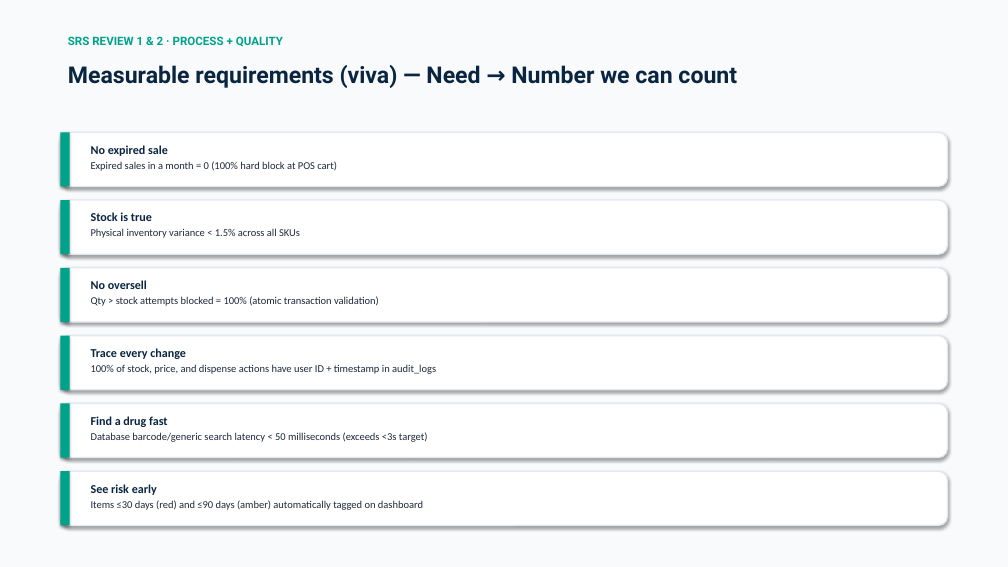
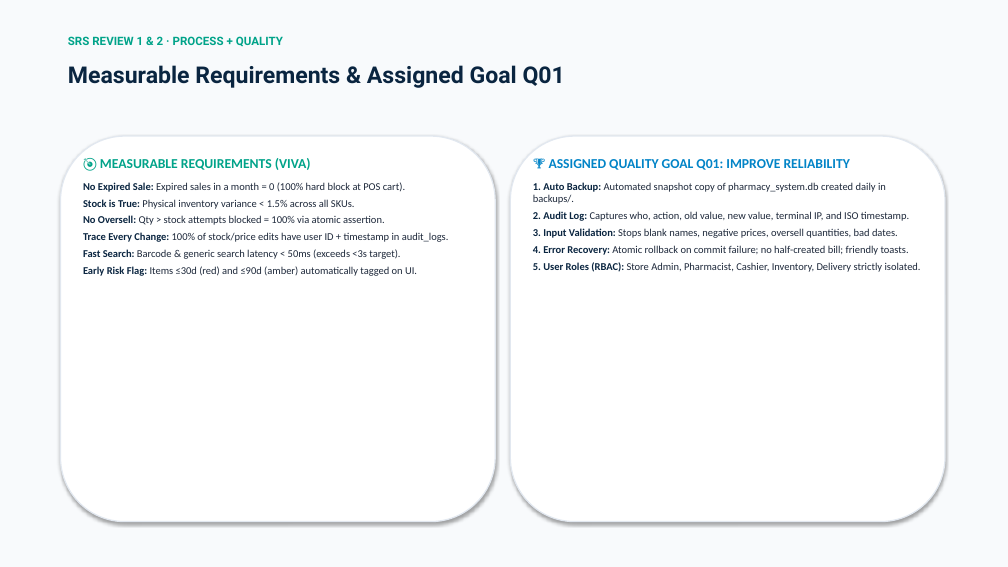
Before and after one commit to Piyush7251/Pharmacy_Management_System, a slide deck: slide 6 of AegisPharm_TQM_Presentation_Piyush_Bhatt.pptx (slide 7 before the commit). Drawn at 1008x567 pixels with LibreOffice and Linux fonts; fonts in the diff are those of the drawing. Boxes give left, top, right and bottom in pixels: in the first picture for what was removed or moved away, otherwise in the second. Text is boxed around its words. In the diff, an @@ line names an element or a change of style, - is before the commit and + after.

Commit message:
docs: streamline presentation into concise, executive 18-slide deck for 10-15 min viva

```diff
--- a/AegisPharm_TQM_Presentation_Piyush_Bhatt.pptx
+++ b/AegisPharm_TQM_Presentation_Piyush_Bhatt.pptx
@@ text at box(68, 65, 565, 88): text changed @@
-Measurable requirements (viva) — Need → Number we can count
+Measurable Requirements & Assigned Goal Q01
@@ rounded rectangle removed at box(60, 132, 948, 187) @@
@@ rectangle removed at box(60, 132, 70, 187) @@
@@ rounded rectangle added at box(60, 136, 495, 522), fill #FFFFFF, outline #E2E8F0 1.2 pt @@
@@ text removed at box(91, 145, 337, 171) @@
-No expired sale
-Expired sales in a month = 0 (100% hard block at POS cart)
@@ rounded rectangle added at box(510, 136, 945, 522), fill #FFFFFF, outline #E2E8F0 1.2 pt @@
@@ text added at box(83, 158, 449, 276), 10 pt, text #1E293B @@
+🎯 MEASURABLE REQUIREMENTS (VIVA)
+No Expired Sale: Expired sales in a month = 0 (100% hard block at POS cart).
+Stock is True: Physical inventory variance < 1.5% across all SKUs.
+No Oversell: Qty > stock attempts blocked = 100% via atomic assertion.
+Trace Every Change: 100% of stock/price edits have user ID + timestamp in audit_logs.
+Fast Search: Barcode & generic search latency < 50ms (exceeds <3s target).
+Early Risk Flag: Items ≤30d (red) and ≤90d (amber) automatically tagged on UI.
@@ text added at box(533, 159, 921, 272), 10 pt, text #1E293B @@
+🏆 ASSIGNED QUALITY GOAL Q01: IMPROVE RELIABILITY
+1. Auto Backup: Automated snapshot copy of pharmacy_system.db created daily in backups/.
+2. Audit Log: Captures who, action, old value, new value, terminal IP, and ISO timestamp.
+3. Input Validation: Stops blank names, negative prices, oversell quantities, bad dates.
+4. Error Recovery: Atomic rollback on commit failure; no half-created bill; friendly toasts.
+5. User Roles (RBAC): Store Admin, Pharmacist, Cashier, Inventory, Delivery strictly isolated.
@@ rounded rectangle removed at box(60, 200, 948, 255) @@
@@ rectangle removed at box(60, 200, 70, 255) @@
@@ text removed at box(91, 212, 300, 238) @@
-Stock is true
-Physical inventory variance < 1.5% across all SKUs
@@ rounded rectangle removed at box(60, 268, 948, 322) @@
@@ rectangle removed at box(60, 268, 70, 322) @@
@@ text removed at box(91, 280, 379, 306) @@
-No oversell
-Qty > stock attempts blocked = 100% (atomic transaction validation)
@@ rounded rectangle removed at box(60, 336, 948, 390) @@
@@ rectangle removed at box(60, 336, 70, 390) @@
@@ text removed at box(91, 348, 436, 374) @@
-Trace every change
-100% of stock, price, and dispense actions have user ID + timestamp in audit_logs
@@ rounded rectangle removed at box(60, 404, 948, 458) @@
@@ rectangle removed at box(60, 404, 70, 458) @@
@@ text removed at box(91, 416, 428, 442) @@
-Find a drug fast
-Database barcode/generic search latency < 50 milliseconds (exceeds <3s target)
@@ rounded rectangle removed at box(60, 471, 948, 526) @@
@@ rectangle removed at box(60, 471, 70, 526) @@
@@ text removed at box(91, 484, 423, 510) @@
-See risk early
-Items ≤30 days (red) and ≤90 days (amber) automatically tagged on dashboard
```
Also in this commit, not shown: 10 other slides changed, 7 slides added, 68 slides removed, 2 other files.
